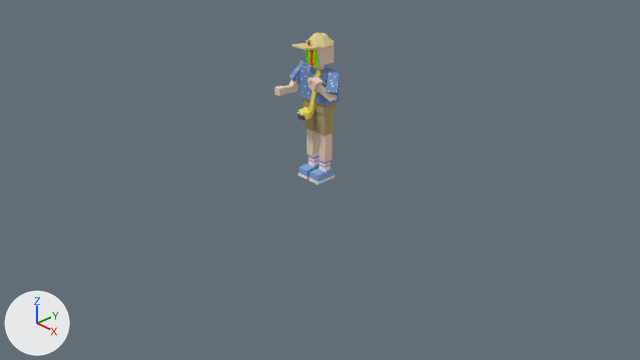
One commit to the Blender file blender/wrenasmir.blend: the scene before it, then after it.
Camera for both pictures: the file's camera 'Camera'. Lighting does not change. The marker at lower left points along +X, +Y and +Z. The picture after the commit comes second.

Objects in the first picture: 'Torso' and 24 more.
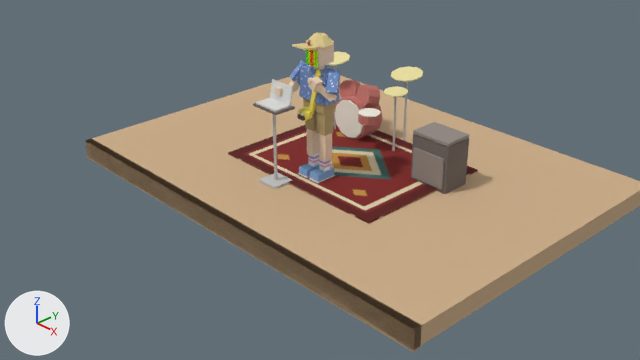
Commit message: Oak stage set + 3D scene behind the highway with beat-synced sway

Pixel boxes (x1, y1, x2, y2) of what changed, in the pictures (640 x 360 px):
'StageFloor', added (beige): after (85, 75, 640, 349)
'Rug', added (red): after (228, 124, 477, 223)
'StageLip', added: after (85, 139, 422, 352)
'AmpBody', added: after (411, 134, 469, 194)
'AmpGrill', added: after (412, 147, 445, 189)
'AmpTop', added: after (413, 122, 470, 147)
'KickHead', added: after (335, 100, 363, 138)
'Tom2', added: after (356, 85, 380, 108)
'Ride', added: after (391, 66, 423, 82)
'Kick', added: after (334, 95, 382, 139)
'LapLid', added: after (270, 79, 293, 107)
'LapFeet', added: after (259, 172, 292, 189)
'Tom1', added: after (339, 80, 361, 98)
'LapBase', added: after (256, 98, 292, 112)
'HiHat', added: after (384, 86, 408, 97)
'LapPole', added (mostly hidden): after (273, 114, 277, 180)
'Snare', added: after (358, 113, 381, 126)
'Crash', added: after (326, 51, 350, 66)
'SnareHead', added: after (358, 108, 381, 117)
'LapTray', added: after (253, 103, 295, 115)
'HiHatStand', added: after (392, 97, 397, 151)
'RideStand', added: after (403, 82, 408, 141)

The change, as a list of edits to the scene's bpy script:
```text
Add mat_strugbase:
    mat_strugbase = bpy.data.materials.new('StRugBase')
    # uses the picture img_oakrugtex
Add ob_laplid:
    ob_laplid = bpy.data.objects.new('LapLid', me_cube_052)  # a box spanning x -0.5..0.5, y -0.5..0.5, z -0.5..0.5; in mat_stlaptop (light grey #dddddb)
    ob_laplid.location = (-0.24, -0.4, 1.15)
    ob_laplid.rotation_euler = (-0.209, 0.0, 0.0)  # degrees (-12, 0, 0)
    ob_laplid.scale = (0.36, 0.02, 0.24)
Add ob_lapbase:
    ob_lapbase = bpy.data.objects.new('LapBase', me_cube_051)  # a box spanning x -0.5..0.5, y -0.5..0.5, z -0.5..0.5; in mat_stlaptop (light grey #dddddb)
    ob_lapbase.location = (-0.24, -0.52, 1.035)
    ob_lapbase.scale = (0.36, 0.26, 0.02)
Add ob_laptray:
    ob_laptray = bpy.data.objects.new('LapTray', me_cube_050)  # a box spanning x -0.5..0.5, y -0.5..0.5, z -0.5..0.5; in mat_stamp (grey #716763)
    ob_laptray.location = (-0.24, -0.52, 1.01)
    ob_laptray.scale = (0.42, 0.3, 0.025)
Add ob_lapfeet:
    ob_lapfeet = bpy.data.objects.new('LapFeet', me_cube_049)  # a box spanning x -0.5..0.5, y -0.5..0.5, z -0.5..0.5; in mat_ststand (light grey #c2c2c1)
    ob_lapfeet.location = (-0.24, -0.52, 0.015)
    ob_lapfeet.scale = (0.3, 0.3, 0.03)
Add ob_lappole:
    ob_lappole = bpy.data.objects.new('LapPole', me_cylinder_015)  # a 6-sided cylinder along z spanning x -0.017..0.017, y -0.02..0.02, z -0.5..0.5; in mat_ststand (light grey #c2c2c1)
    ob_lappole.location = (-0.24, -0.52, 0.5)
Add ob_amptop:
    ob_amptop = bpy.data.objects.new('AmpTop', me_cube_048)  # a box spanning x -0.5..0.5, y -0.5..0.5, z -0.5..0.5; in mat_stgrill (grey #938983)
    ob_amptop.location = (1.15, 0.95, 0.65)
    ob_amptop.scale = (0.55, 0.4, 0.04)
Add ob_ampgrill:
    ob_ampgrill = bpy.data.objects.new('AmpGrill', me_cube_047)  # a box spanning x -0.5..0.5, y -0.5..0.5, z -0.5..0.5; in mat_stgrill (grey #938983)
    ob_ampgrill.location = (1.15, 0.74, 0.26)
    ob_ampgrill.scale = (0.47, 0.03, 0.4)
Add ob_ampbody:
    ob_ampbody = bpy.data.objects.new('AmpBody', me_cube_046)  # a box spanning x -0.5..0.5, y -0.5..0.5, z -0.5..0.5; in mat_stamp (grey #716763)
    ob_ampbody.location = (1.15, 0.95, 0.31)
    ob_ampbody.scale = (0.55, 0.4, 0.62)
Add ob_ride:
    ob_ride = bpy.data.objects.new('Ride', me_cylinder_014)  # a 10-sided cylinder along z spanning x -0.209..0.209, y -0.22..0.22, z -0.007..0.007; in mat_stcymbal (beige #eee2a0)
    ob_ride.location = (0.0, 1.6, 0.96)
    ob_ride.rotation_euler = (0.14, 0.0, 0.0)  # degrees (8, 0, 0)
Add ob_ridestand:
    ob_ridestand = bpy.data.objects.new('RideStand', me_cylinder_013)  # 12 vertices, 8 faces; spans x -0.013..0.013, y -0.015..0.015, z -0.475..0.475; in mat_ststand (light grey #c2c2c1)
    ob_ridestand.location = (0.0, 1.6, 0.475)
Add ob_crash:
    ob_crash = bpy.data.objects.new('Crash', me_cylinder_012)  # 20 vertices, 12 faces; spans x -0.19..0.19, y -0.2..0.2, z -0.008..0.008; in mat_stcymbal (beige #eee2a0)
    ob_crash.location = (-0.9, 1.15, 1.06)
    ob_crash.rotation_euler = (0.175, 0.0, 0.0)  # degrees (10, 0, 0)
Add ob_hihat:
    ob_hihat = bpy.data.objects.new('HiHat', me_cylinder_010)  # 20 vertices, 12 faces; spans x -0.152..0.152, y -0.16..0.16, z -0.008..0.008; in mat_stcymbal (beige #eee2a0)
    ob_hihat.location = (0.17, 1.2, 0.86)
    ob_hihat.rotation_euler = (0.0698, 0.0, 0.0)  # degrees (4, 0, 0)
Add ob_hihatstand:
    ob_hihatstand = bpy.data.objects.new('HiHatStand', me_cylinder_009)  # 12 vertices, 8 faces; spans x -0.013..0.013, y -0.015..0.015, z -0.425..0.425; in mat_ststand (light grey #c2c2c1)
    ob_hihatstand.location = (0.17, 1.2, 0.425)
Add ob_snarehead:
    ob_snarehead = bpy.data.objects.new('SnareHead', me_cylinder_008)  # a 10-sided cylinder along z spanning x -0.143..0.143, y -0.15..0.15, z -0.008..0.008; in mat_sthead (white #f5f0e3)
    ob_snarehead.location = (-0.1, 1.0, 0.545)
Add ob_snare:
    ob_snare = bpy.data.objects.new('Snare', me_cylinder_007)  # a 10-sided cylinder along z spanning x -0.143..0.143, y -0.15..0.15, z -0.06..0.06; in mat_stshell (pink #c5776e)
    ob_snare.location = (-0.1, 1.0, 0.48)
Add ob_tom2:
    ob_tom2 = bpy.data.objects.new('Tom2', me_cylinder_006)  # a 10-sided cylinder along z spanning x -0.152..0.152, y -0.16..0.16, z -0.09..0.09; in mat_stshell (pink #c5776e)
    ob_tom2.location = (-0.39, 1.27, 0.62)
    ob_tom2.rotation_euler = (1.309, 0.0, -0.262)  # degrees (75, 0, -15)
Add ob_tom1:
    ob_tom1 = bpy.data.objects.new('Tom1', me_cylinder_005)  # a 10-sided cylinder along z spanning x -0.133..0.133, y -0.14..0.14, z -0.08..0.08; in mat_stshell (pink #c5776e)
    ob_tom1.location = (-0.73, 1.27, 0.62)
    ob_tom1.rotation_euler = (1.309, 0.0, 0.262)  # degrees (75, 0, 15)
Add ob_kickhead:
    ob_kickhead = bpy.data.objects.new('KickHead', me_cylinder_004)  # a 12-sided cylinder along z spanning x -0.27..0.27, y -0.27..0.27, z -0.01..0.01; in mat_sthead (white #f5f0e3)
    ob_kickhead.location = (-0.55, 1.07, 0.3)
    ob_kickhead.rotation_euler = (1.571, 0.0, 0.0)  # degrees (90, 0, 0)
Add ob_kick:
    ob_kick = bpy.data.objects.new('Kick', me_cylinder_003)  # a 12-sided cylinder along z spanning x -0.3..0.3, y -0.3..0.3, z -0.17..0.17; in mat_stshell (pink #c5776e)
    ob_kick.location = (-0.55, 1.25, 0.3)
    ob_kick.rotation_euler = (1.571, 0.0, 0.0)  # degrees (90, 0, 0)
Add ob_rug:
    ob_rug = bpy.data.objects.new('Rug', me_cube_045)  # a box spanning x -0.5..0.5, y -0.5..0.5, z -0.5..0.5
    ob_rug.location = (0.0, 0.55, 0.012)
    ob_rug.scale = (2.6, 2.0, 0.02)
Add ob_stagelip:
    ob_stagelip = bpy.data.objects.new('StageLip', me_cube_044)  # a box spanning x -0.5..0.5, y -0.5..0.5, z -0.5..0.5; in mat_stwooddk (beige #b89a78)
    ob_stagelip.location = (0.0, -1.55, -0.13)
    ob_stagelip.scale = (6.0, 0.1, 0.26)
Add ob_stagefloor:
    ob_stagefloor = bpy.data.objects.new('StageFloor', me_cube_043)  # a box spanning x -0.5..0.5, y -0.5..0.5, z -0.5..0.5; in mat_stwood (beige #ccad88)
    ob_stagefloor.location = (0.0, 0.6, -0.12)
    ob_stagefloor.scale = (6.0, 4.4, 0.24)
```
